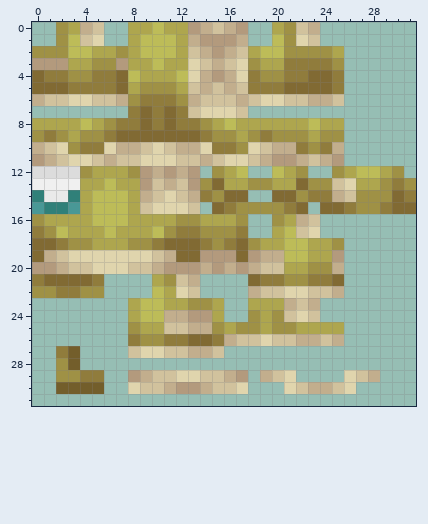
One commit to this pixel-art sprite: common/src/main/resources/assets/pokemoncobbled/textures/pokemon/rattata_shiny.png. Above is the file before it was changed.
The file is 32x32 pixels.
Once edited:
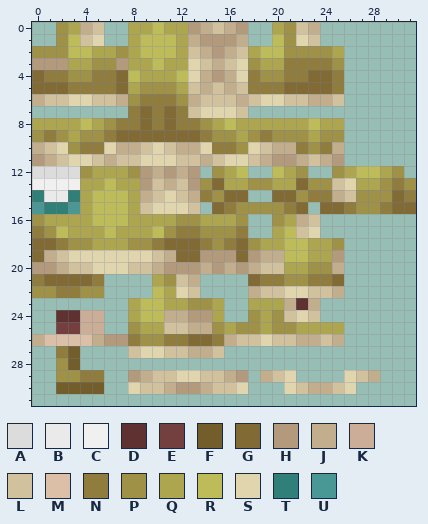
Palette (. is transparent): A #dcdcdc  B #eaeaea  C #f0f0f0  D #5f3131  E #733f3f  F #735e2b  G #816a33  H #b39a7d  J #c2ae8d  K #ccad97  L #d1c29d  M #dbbfa7  N #907c3c  P #9f9145  Q #aea64e  R #bdbc58  S #e0d5ad  T #308079  U #499896
The commit says: Added faint animation for Rattata
Diff:
Colour D now appears in row 24 at x 2 to 3.
The author changed colour L to colour D in row 23 at x 22.
Colour E now appears in row 25 at x 2 to 3.
Colour H now appears in row 26 at x 6 to 7.
Colour J now appears in row 26 at x 0 and 5.
Colour K now appears in rows 24 to 25 at x 4 to 5.
Colour M now appears in row 26 at x 1 to 4.
